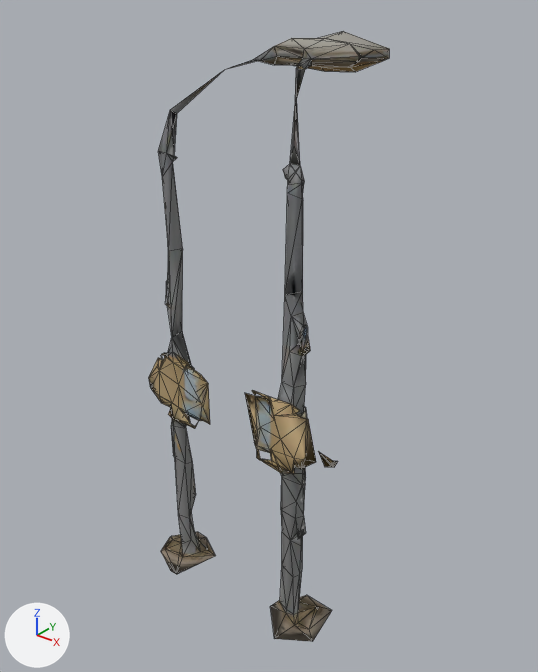
A saved change to the glTF model shchuna-d/assets/models/e_lamp.glb.
Before and after are seen from a camera (50 mm lens) standing at (0.728, -0.921, 0.58) and looking at (-0.005, -0.005, 0.012). Arrows for +X, +Y and +Z are at lower left; the lights stay in place. The first picture is the older version. Mesh edges are drawn as thin lines. Where no turn or scale is listed for an object, it has been applied to the vertices. Vertices at exactly the same position are counted once.

Before the edit, the objects in view are built like this:
```python
me_tripo_mesh_f3d9dd33_c639_4ad4_a880_4d8120e04270 = bpy.data.meshes.new('tripo_mesh_f3d9dd33-c639-4ad4-a880-4d8120e04270')
me_tripo_mesh_f3d9dd33_c639_4ad4_a880_4d8120e04270.from_pydata(...)  # 491 vertices, 1012 faces; spans x -0.203..0.203, y -0.145..0.145, z -0.5..0.5
me_tripo_mesh_f3d9dd33_c639_4ad4_a880_4d8120e04270.materials.append(mat_tripo_material_f3d9dd33_c639_4ad4_a880_4d8120e04270)
ob_tripo_node_f3d9dd33_c639_4ad4_a880_4d8120e04270 = bpy.data.objects.new('tripo_node_f3d9dd33-c639-4ad4-a880-4d8120e04270', me_tripo_mesh_f3d9dd33_c639_4ad4_a880_4d8120e04270)
ob_tripo_node_f3d9dd33_c639_4ad4_a880_4d8120e04270.location = (-0.001, -0.009, 0.0)
```
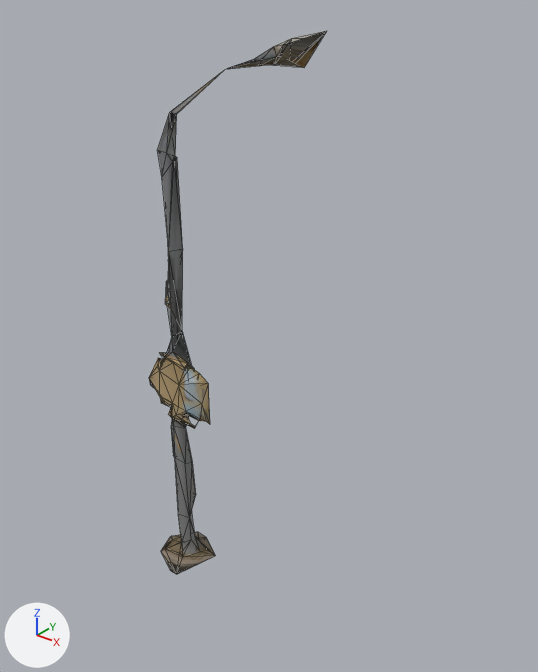
Where the newer file only moved an object's origin or applied its transform, the numbers keep the older frame.

What differs and where, as boxes (x1, y1, x2, y2) in the pictures (538 x 672 px):
'tripo_node_f3d9dd33-c639-4ad4-a880-4d8120e04270', reshaped (26% narrower, 11% shorter)
    before: (149, 31, 389, 642)
    after: (149, 31, 326, 574)
part 1 of me_tripo_mesh_f3d9dd33_c639_4ad4_a880_4d8120e04270, deleted
    before: (318, 451, 338, 467)
part 2 of me_tripo_mesh_f3d9dd33_c639_4ad4_a880_4d8120e04270, cut back
    before: (149, 31, 389, 642)
    after: (158, 31, 326, 429)
part 3 of me_tripo_mesh_f3d9dd33_c639_4ad4_a880_4d8120e04270, reshaped
    before: (158, 70, 224, 175)
    after: (157, 70, 224, 251)
part 4 of me_tripo_mesh_f3d9dd33_c639_4ad4_a880_4d8120e04270, surface changed
    after: (290, 31, 326, 63)

Patch to the scene script:
```diff
--- a/shchuna-d/assets/models/e_lamp.glb.py
+++ b/shchuna-d/assets/models/e_lamp.glb.py
@@ me_tripo_mesh_f3d9dd33_c639_4ad4_a880_4d8120e04270 @@
 # used by ob_tripo_node_f3d9dd33_c639_4ad4_a880_4d8120e04270; location = (-0.001, -0.009, 0.0)
-me_tripo_mesh_f3d9dd33_c639_4ad4_a880_4d8120e04270.from_pydata(...)  # 491 vertices, 1012 faces; spans x -0.203..0.203, y -0.145..0.145, z -0.5..0.5
+me_tripo_mesh_f3d9dd33_c639_4ad4_a880_4d8120e04270.from_pydata(...)  # 246 vertices, 498 faces; spans x -0.203..0.002, y -0.141..0.145, z -0.499..0.5
+# me_tripo_mesh_f3d9dd33_c639_4ad4_a880_4d8120e04270 part 1: the loose piece of 10 vertices spanning x 0.165..0.203, y -0.084..-0.08, z -0.136..-0.111 is deleted
+# me_tripo_mesh_f3d9dd33_c639_4ad4_a880_4d8120e04270 part 2: 2 vertices moved from x -0.091..-0.06, y -0.109..0.124, z -0.129..0.475 to x -0.093..0.002, y -0.112..0.145, z -0.128..0.5; 249 vertices removed from x -0.188..0.186, y -0.145..0.145, z -0.5..0.5; 11 vertices added at x -0.155..0.002, y -0.119..0.086, z -0.135..0.492
+# me_tripo_mesh_f3d9dd33_c639_4ad4_a880_4d8120e04270 part 3: 2 vertices removed from x -0.14..-0.113, y -0.103..-0.098, z 0.332..0.397; 6 vertices added at x -0.139..-0.107, y -0.105..-0.089, z 0.321..0.391
+# me_tripo_mesh_f3d9dd33_c639_4ad4_a880_4d8120e04270 part 4: 3 kept faces spanning x -0.142..0.002, y -0.085..0.145, z 0.068..0.5 get new texture (UV) coordinates
+# other edits to the shape of me_tripo_mesh_f3d9dd33_c639_4ad4_a880_4d8120e04270 do not show in these pictures
 me_tripo_mesh_f3d9dd33_c639_4ad4_a880_4d8120e04270.materials.append(mat_tripo_material_f3d9dd33_c639_4ad4_a880_4d8120e04270)
```
